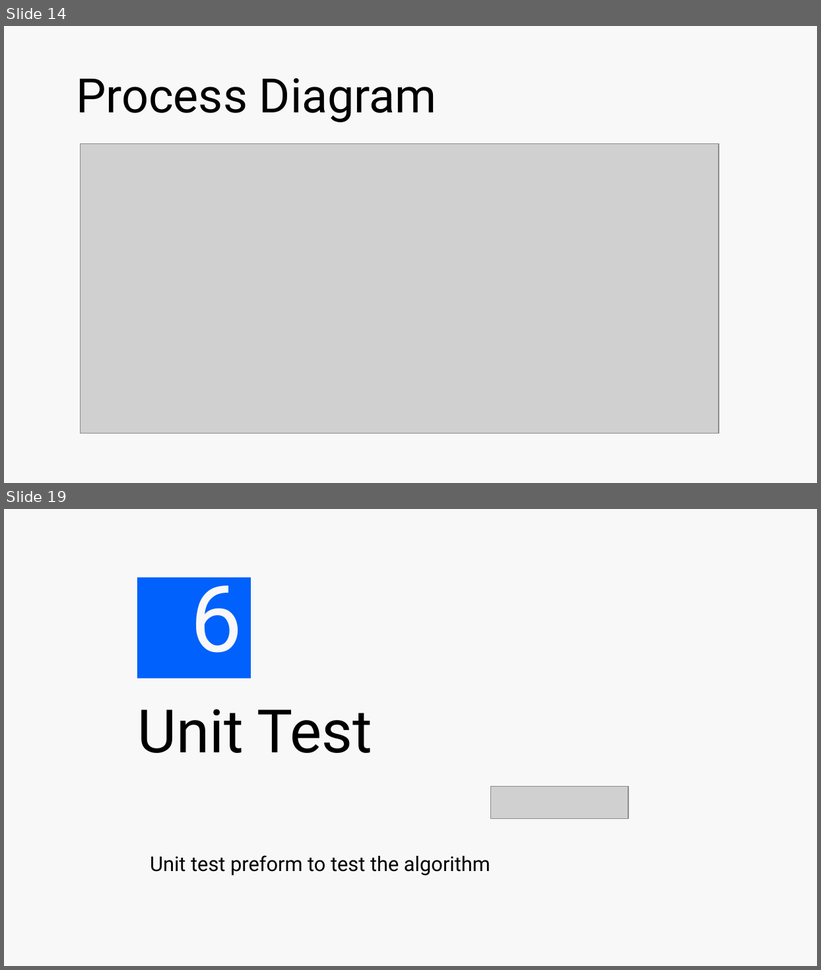
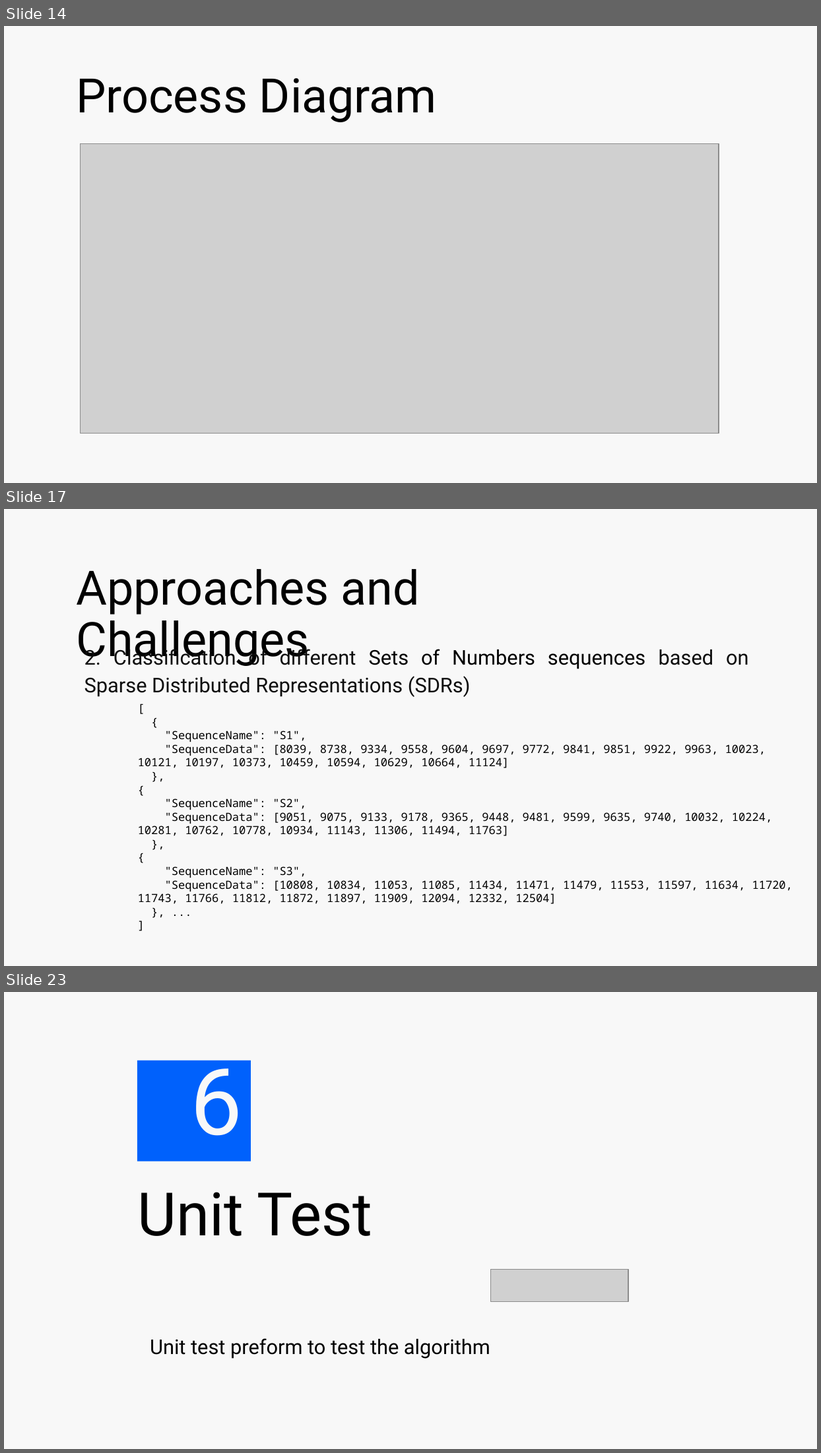
Before and after one commit to muhammadharis-97/K-Nearest-Neighbors-KNN-on-a-sparse-distribution-representation, a slide deck: Myproject/Documentation/Investigate and Implement KNN Classifier_Global Variable-Project_presentation.pptx. Shown one above the other, each under a label of ours: slides 14 and 19 before the commit, slides 14, 17 and 23 after it; the slides between them are not shown. The pictures are 821x970 and 821x1453 pixels, drawn with LibreOffice and Linux fonts; fonts in the diff are those of the drawing; grey boxes stand for pictures; background and template pictures are left out. Boxes give left, top, right and bottom in pixels: in the first picture for what was removed or moved away, otherwise in the second. Text is boxed around its words. In the diff, an @@ line names an element or a change of style, - is before the commit and + after.

```diff
--- a/Myproject/Documentation/Investigate and Implement KNN Classifier_Global Variable-Project_presentation.pptx
+++ b/Myproject/Documentation/Investigate and Implement KNN Classifier_Global Variable-Project_presentation.pptx
@@ slide 17 added at box(4, 509, 817, 966), background #F8F8F8 @@
@@ title added at box(76, 569, 420, 666), 42 pt, text #000000 @@
+Approaches and Challenges
@@ subtitle added at box(85, 646, 749, 697), 18 pt, text #0D0D0D @@
+2. Classification of different Sets of Numbers sequences based on Sparse Distributed Representations (SDRs)
@@ text added at box(138, 731, 793, 904), 10 pt, text #000000 @@
+[
+{
+"SequenceName": "S1",
+"SequenceData": [8039, 8738, 9334, 9558, 9604, 9697, 9772, 9841, 9851, 9922, 9963, 10023, 10121, 10197, 10373, 10459, 10594, 10629, 10664, 11124]
+},
+{
+"SequenceName": "S2",
+"SequenceData": [9051, 9075, 9133, 9178, 9365, 9448, 9481, 9599, 9635, 9740, 10032, 10224, 10281, 10762, 10778, 10934, 11143, 11306, 11494, 11763]
+},
+{
+"SequenceName": "S3",
+"SequenceData": [10808, 10834, 11053, 11085, 11434, 11471, 11479, 11553, 11597, 11634, 11720, 11743, 11766, 11812, 11872, 11897, 11909, 12094, 12332, 12504]
+}, ...
+]
@@ what was slide 19 is now slide 23 @@
```
Also in this commit, not shown: 7 slides changed, 5 other slides added, 1 slide removed, 2 other files.
